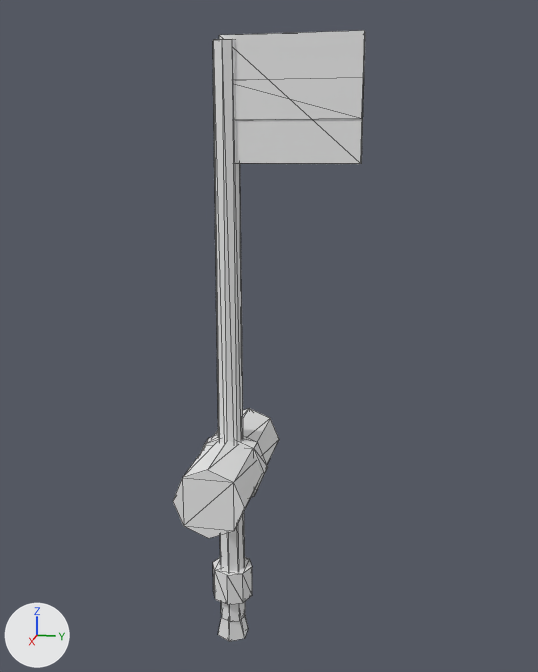
What one commit did to the glTF model assets/tools/TOOL_QD_ramp_plan.glb.
The view is the same before and after, from a 50 mm lens placed at (0.808, 0.208, 0.526), pointed at (-0.007, 0.045, 0.322). Arrows for +X, +Y and +Z are at lower left; the lights stay in place. The older version comes first. Mesh edges are drawn as thin lines. Where no turn or scale is listed for an object, it has been applied to the vertices.

In view in the first picture: 'Body_Orange', 'Body_Paper', 'Body_Rubber', 'Body_Wood', 'Body_Yellow' and 2 more.
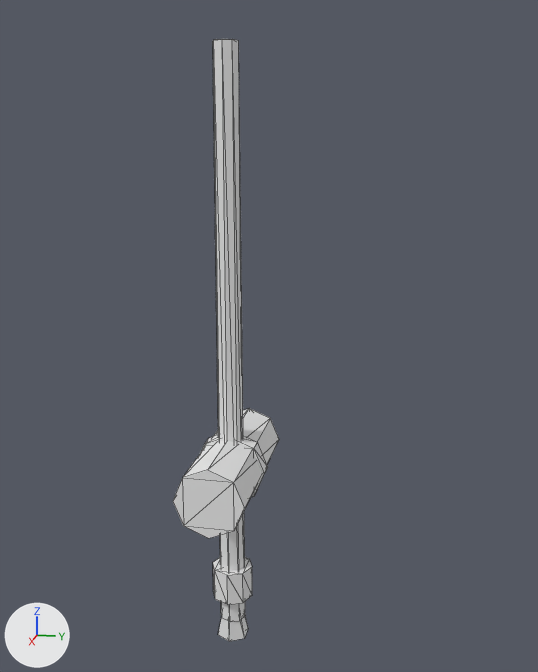
Edits to the bpy script that builds the scene:
```text
Remove ob_body_orange:
    ob_body_orange = bpy.data.objects.new('Body_Orange', me_body_orange)
    ob_body_orange.location = (0.0, 0.0, 0.0)
Remove ob_body_yellow:
    ob_body_yellow = bpy.data.objects.new('Body_Yellow', me_body_yellow)
    ob_body_yellow.location = (0.0, 0.0, 0.0)
```

Boxes [x1, y1, x2, y2] around the edits, measured in the pictures (538 x 672 px):
'Body_Orange', deleted: before [219, 30, 365, 164]
'Body_Yellow', deleted: before [235, 78, 364, 120]
